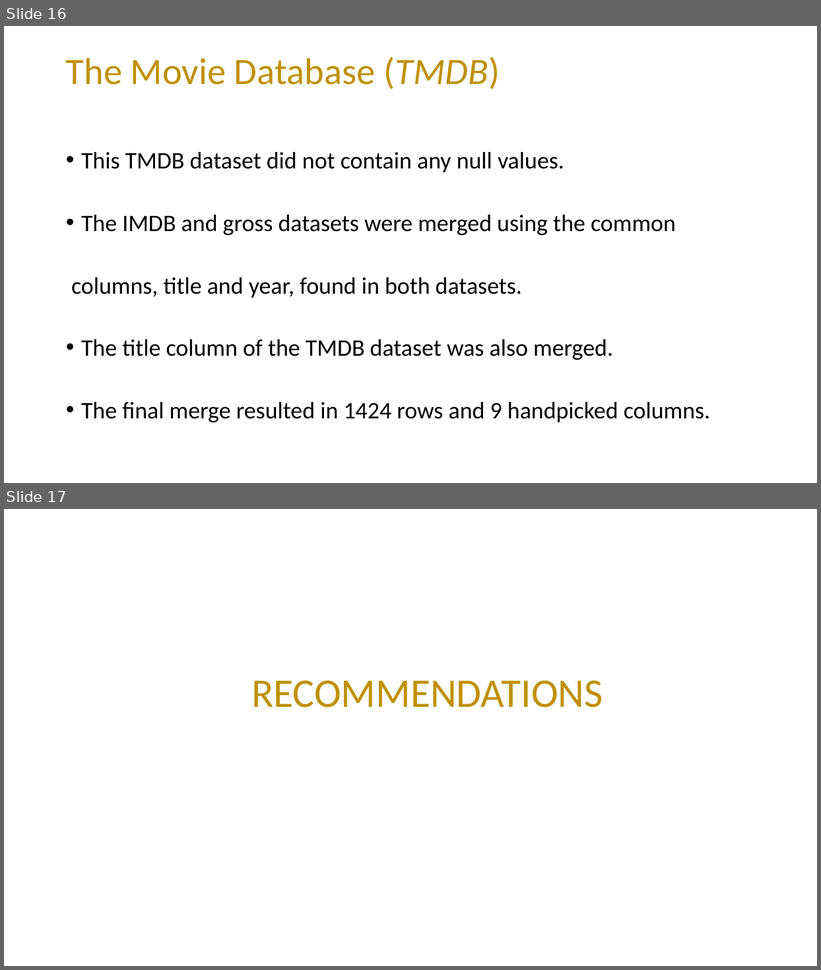
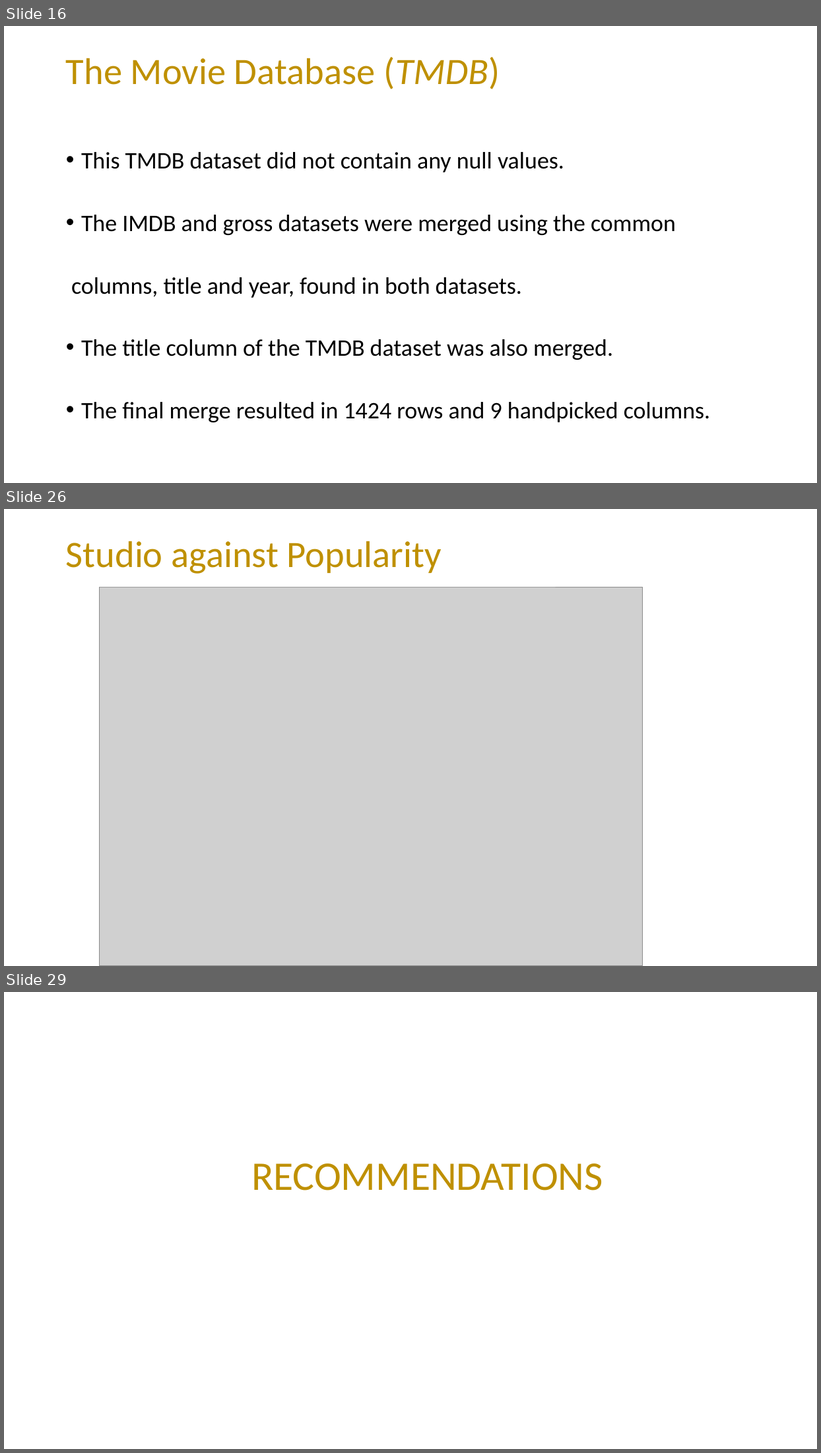
Before and after one commit to mading225/GROUP-6-PROJECT-, a slide deck: project.pptx. Shown one above the other, each under a label of ours: slides 16 and 17 before the commit, slides 16, 26 and 29 after it; the slides between them are not shown. The pictures are 821x970 and 821x1453 pixels, drawn with LibreOffice and Linux fonts; fonts in the diff are those of the drawing; grey boxes stand for pictures. Boxes give left, top, right and bottom in pixels: in the first picture for what was removed or moved away, otherwise in the second. Text is boxed around its words. In the diff, an @@ line names an element or a change of style, - is before the commit and + after.

```diff
--- a/project.pptx
+++ b/project.pptx
@@ slide 26 added at bbox=[4, 509, 817, 966], background #FFFFFF @@
@@ title added at bbox=[66, 541, 442, 574], 44 pt, text #BF9000 @@
+Studio against Popularity
@@ picture added at bbox=[100, 587, 644, 966] @@
@@ rectangle added at bbox=[100, 587, 556, 587], fill #FFFFFF @@
@@ what was slide 17 is now slide 29 @@
```
Also in this commit, not shown: 11 other slides added.
